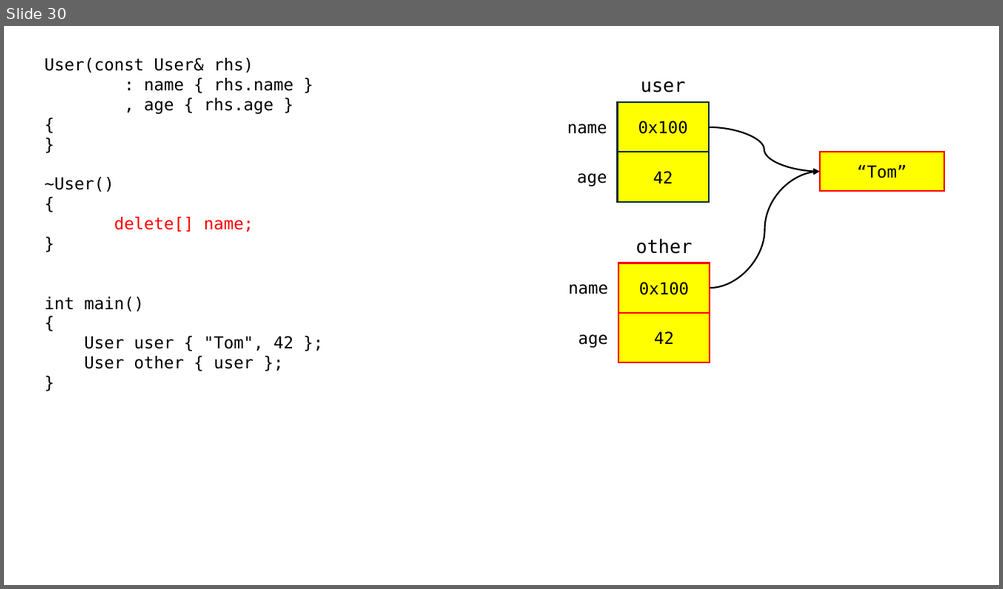
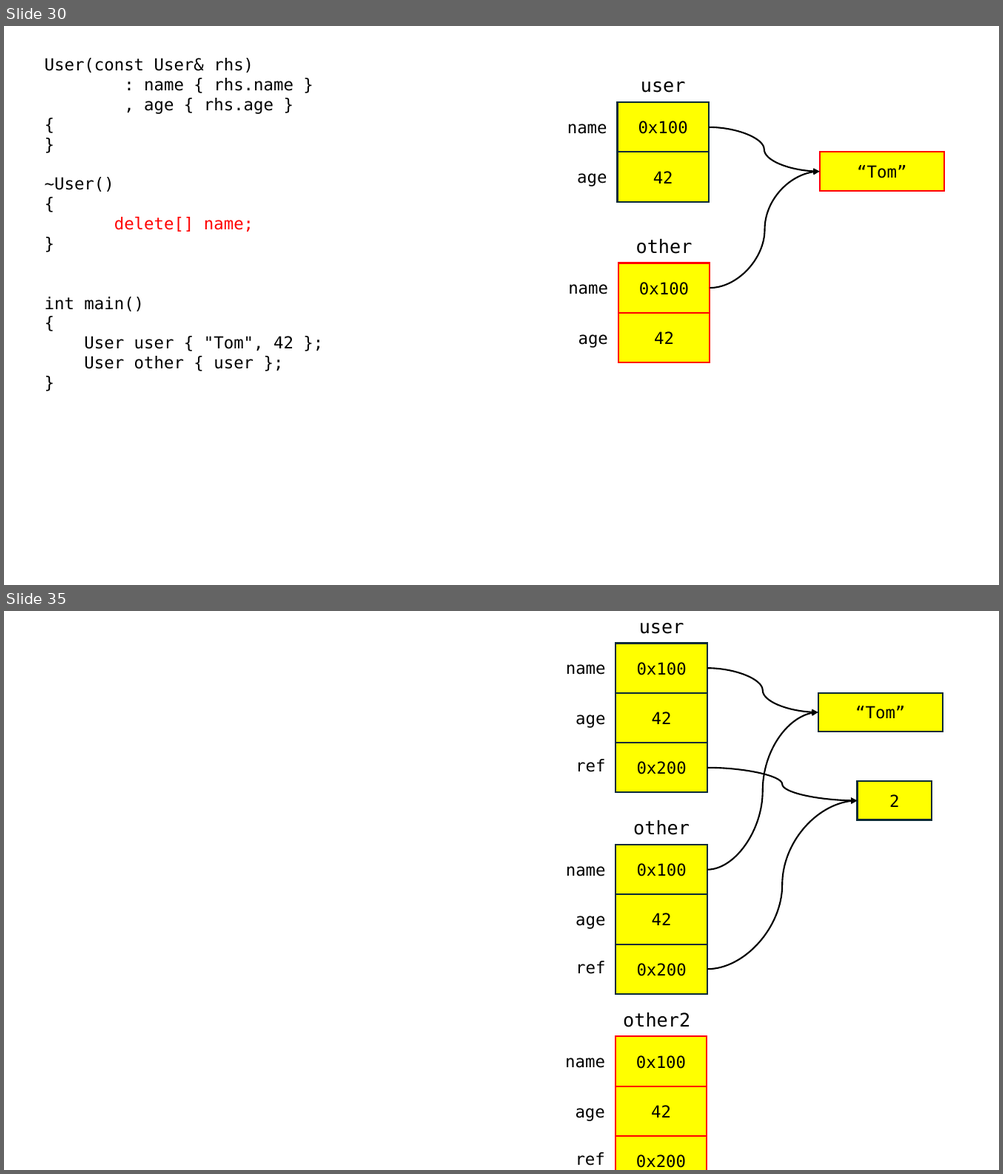
Before and after one commit to yoondev-classroom/cpp_240708, a slide deck: cpp_240708.pptx. Shown one above the other, each under a label of ours: slide 30 before the commit, slides 30 and 35 after it; the slides between them are not shown. The pictures are 1003x589 and 1003x1174 pixels, drawn with LibreOffice and Linux fonts; fonts in the diff are those of the drawing. Boxes give left, top, right and bottom in pixels: in the first picture for what was removed or moved away, otherwise in the second. Text is boxed around its words. In the diff, an @@ line names an element or a change of style, - is before the commit and + after.

```diff
--- a/cpp_240708.pptx
+++ b/cpp_240708.pptx
@@ slide 35 added at [4,611,999,1170], background #FFFFFF @@
@@ text added at [639,623,684,634], 18 pt, text #000000 @@
+user
@@ rectangle added at [616,643,708,693], fill #FFFF00, outline #092A39 1.5 pt, 16 pt, text #000000 @@
+0x100
@@ text added at [566,664,606,675], 16 pt, text #000000 @@
+name
@@ curved arrow added from (707, 669) to (818, 712), #000000 1.5 pt @@
@@ rectangle added at [616,693,708,743], fill #FFFF00, outline #092A39 1.5 pt, 16 pt, text #000000 @@
+42
@@ rectangle added at [818,693,942,732], fill #FFFF00, outline #092A39 1.5 pt, 16 pt, text #000000 @@
+“Tom”
@@ text added at [575,715,605,728], 16 pt, text #000000 @@
+age
@@ curved arrow added from (707, 870) to (818, 712), #000000 1.5 pt @@
@@ rectangle added at [616,743,708,793], fill #FFFF00, outline #092A39 1.5 pt, 16 pt, text #000000 @@
+0x200
@@ text added at [575,759,605,772], 16 pt, text #000000 @@
+ref
@@ curved arrow added from (707, 768) to (856, 800), #000000 1.5 pt @@
@@ rectangle added at [856,781,931,820], fill #FFFF00, outline #092A39 1.5 pt, 16 pt, text #000000 @@
+2
@@ curved arrow added from (707, 969) to (856, 800), #000000 1.5 pt @@
@@ text added at [633,820,689,835], 18 pt, text #000000 @@
+other
@@ rectangle added at [616,846,708,895], fill #FFFF00, outline #092A39 1.5 pt, 16 pt, text #000000 @@
+0x100
@@ text added at [566,866,606,877], 16 pt, text #000000 @@
+name
@@ rectangle added at [616,894,708,945], fill #FFFF00, outline #092A39 1.5 pt, 16 pt, text #000000 @@
+42
@@ text added at [575,916,605,929], 16 pt, text #000000 @@
+age
@@ text added at [575,961,605,974], 16 pt, text #000000 @@
+ref
@@ rectangle added at [616,945,708,994], fill #FFFF00, outline #092A39 1.5 pt, 16 pt, text #000000 @@
+0x200
@@ text added at [623,1013,690,1028], 18 pt, text #000000 @@
+other2
@@ rectangle added at [615,1037,707,1087], fill #FFFF00, outline #FF0000 1.5 pt, 16 pt, text #000000 @@
+0x100
@@ text added at [565,1058,605,1068], 16 pt, text #000000 @@
+name
@@ rectangle added at [615,1087,707,1137], fill #FFFF00, outline #FF0000 1.5 pt, 16 pt, text #000000 @@
+42
@@ text added at [575,1108,605,1122], 16 pt, text #000000 @@
+age
@@ rectangle added at [615,1136,707,1170], fill #FFFF00, outline #FF0000 1.5 pt, 16 pt, text #000000 @@
+0x200
@@ text added at [575,1153,605,1166], 16 pt, text #000000 @@
+ref
```
Also in this commit, not shown: 1 slide changed, 5 other slides added, 1 other file.
